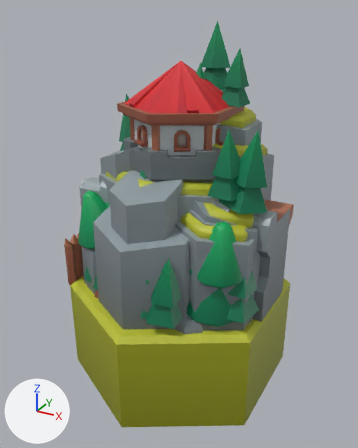
Two versions of the glTF model public/models/env/village.glb, one commit apart.
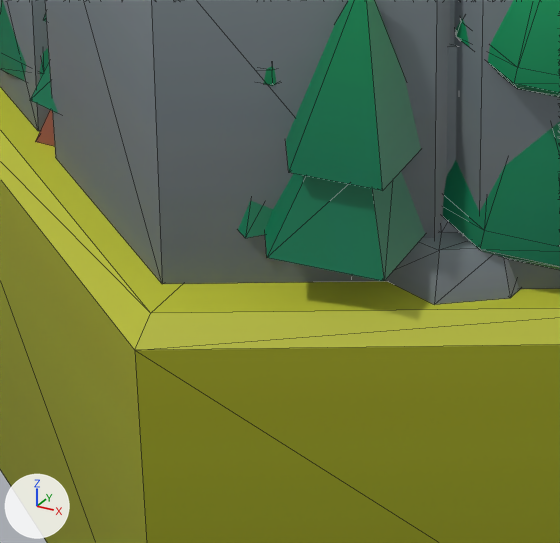
Each version appears first whole from a 50 mm camera at (2.16, -3.97, 2.62) aimed at (0.0, -0.04, 0.65), and next in a close-up on the part from 24% to 60% of the width and 59% to 87% of the height. Lighting does not change. The marker at lower left points along +X, +Y and +Z. The older version's two pictures come first. The close-ups show mesh edges as thin lines. Where no turn or scale is listed for an object, it has been applied to the vertices.

Before the edit, the objects in view are built like this:
```python
me_hex_grass = bpy.data.meshes.new('hex_grass')
me_hex_grass.from_pydata(...)  # 20 vertices, 36 faces; spans x -1.0..1.0, y -1.15..1.15, z -0.5..0.5
me_hex_grass.materials.append(mat_hexagons_medieval)  # picture img_hexagons_medieval
me_hills_a_trees = bpy.data.meshes.new('hills_A_trees')
me_hills_a_trees.from_pydata(...)  # 299 vertices, 518 faces; spans x -0.88..0.88, y -0.87..0.87, z -0.67..0.67
me_hills_a_trees.materials.append(mat_hexagons_medieval)  # picture img_hexagons_medieval
me_mountain_c = bpy.data.meshes.new('mountain_C')
me_mountain_c.from_pydata(...)  # 120 vertices, 200 faces; spans x -0.88..0.88, y -1.01..1.01, z -0.75..0.75
me_mountain_c.materials.append(mat_hexagons_medieval)  # picture img_hexagons_medieval
ob_hex_grass_001 = bpy.data.objects.new('hex_grass.001', me_hex_grass)
ob_hex_grass_001.location = (0.0, 0.0, -0.5)
ob_hills_a_trees_001 = bpy.data.objects.new('hills_A_trees.001', me_hills_a_trees)
ob_hills_a_trees_001.location = (0.056, -0.035, 0.666)
ob_mountain_c_001 = bpy.data.objects.new('mountain_C.001', me_mountain_c)
ob_mountain_c_001.location = (0.028, 0.006, 0.754)
# also in view: 'trees_B_large.001' at (0.02, 0.02, 0.57); 'mountain_A_grass_trees.001' at (0.03, 0.0, 1.09); 'trees_A_large.001' at (0.0, 0.01, 0.45); 'trees_A_medium.001' at (0.01, -0.03, 0.63); 'mountain_B_grass_trees.001' at (0.01, 0.0, 1.25)
```
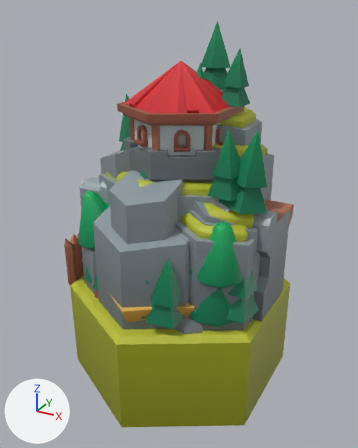
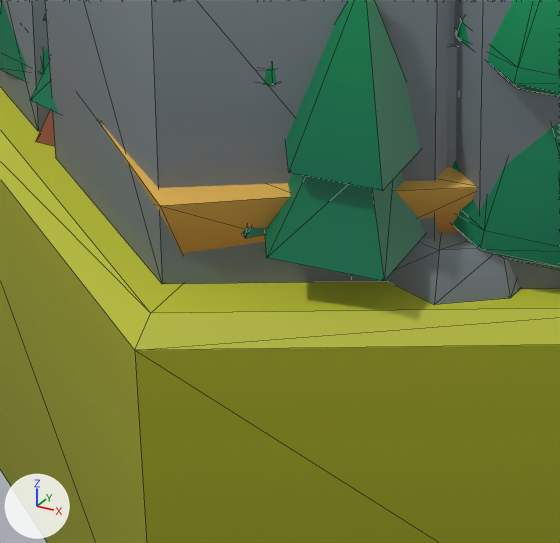
Diff of the bpy script that builds the scene:
```diff
--- a/public/models/env/village.glb.py
+++ b/public/models/env/village.glb.py
@@ me_building_grain @@
+me_building_grain.from_pydata(...)  # 147 vertices, 230 faces; spans x -0.94..0.94, y -1.05..1.05, z -0.2..0.2
+me_building_grain.materials.append(mat_hexagons_medieval)  # picture img_hexagons_medieval
@@ ob_building_grain_001 @@
+ob_building_grain_001 = bpy.data.objects.new('building_grain.001', me_building_grain)
+ob_building_grain_001.location = (0.0, 0.0, 0.197)
```

Pixel boxes (x1, y1, x2, y2) of what changed, in the close-ups (560 x 543 px):
'building_grain.001', added (brown): after (96, 118, 477, 253)
